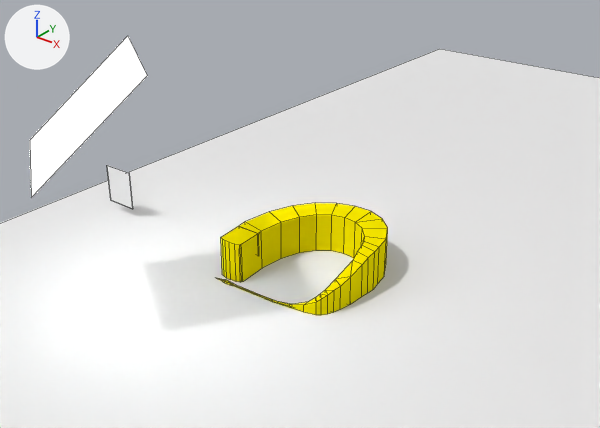
The Blender file earrings.blend as it was, and as the next commit left it.
The view is the same before and after, from a 50 mm lens placed at (6.74, -8.64, 6.36), pointed at (0.5, -0.84, 1.53). Lighting does not change. The marker at upper left points along +X, +Y and +Z. Mesh edges are drawn as thin lines.
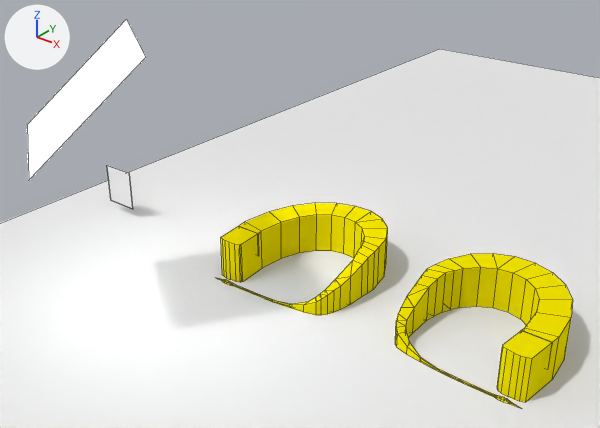
Edits to the scene script, one JSON object a line:
```json
{"op": "set", "path": "ob_plane.location", "old": "(-1.75, -2.45, 2.92)", "new": "(-1.75, -2.45, 3.14)"}
{"op": "add", "block": "ob_curve_001", "code": ["ob_curve_001 = bpy.data.objects.new('Curve.001', me_mesh.copy())  # the mesh of ob_curve", "ob_curve_001.location = (2.79, 0.05, 0.0)", "ob_curve_001.scale = (-31.9, 31.9, 41.2)"]}
```

Where the change shows, as pixel boxes [x1, y1, x2, y2] in the pictures (600 x 428 px):
```json
{"object": "Curve.001", "change": "added", "after": [395, 253, 573, 408], "on screen": "yellow"}
{"object": "Plane", "change": "moved", "before": [30, 36, 147, 197], "after": [27, 20, 145, 180]}
```
